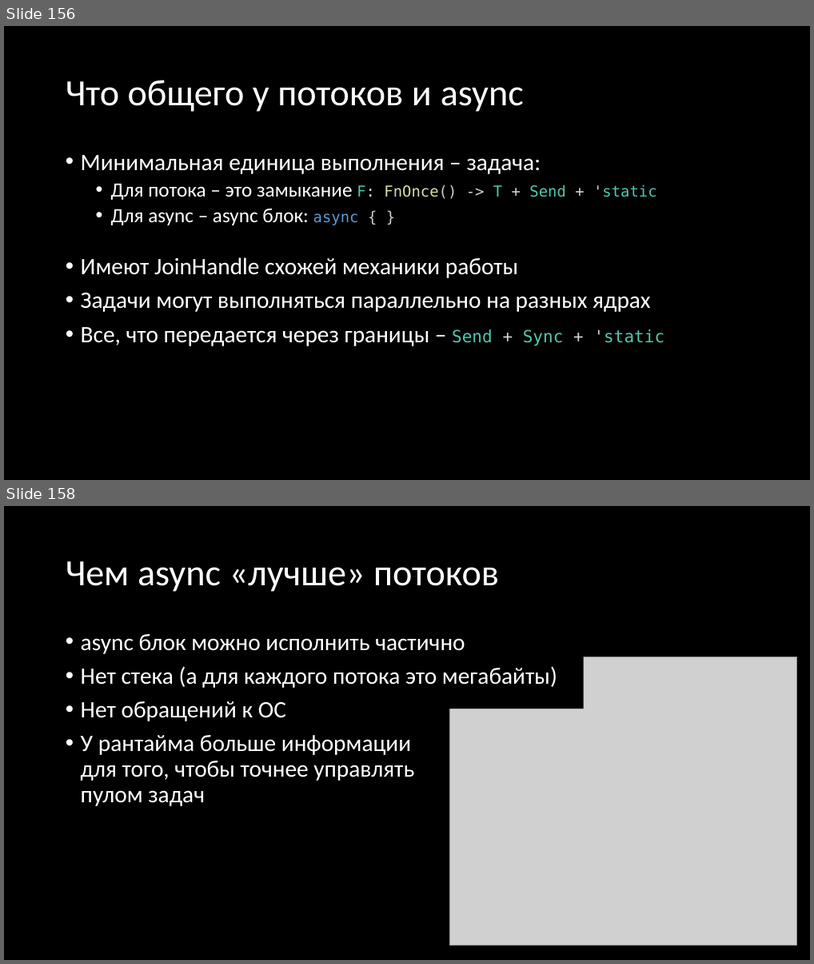
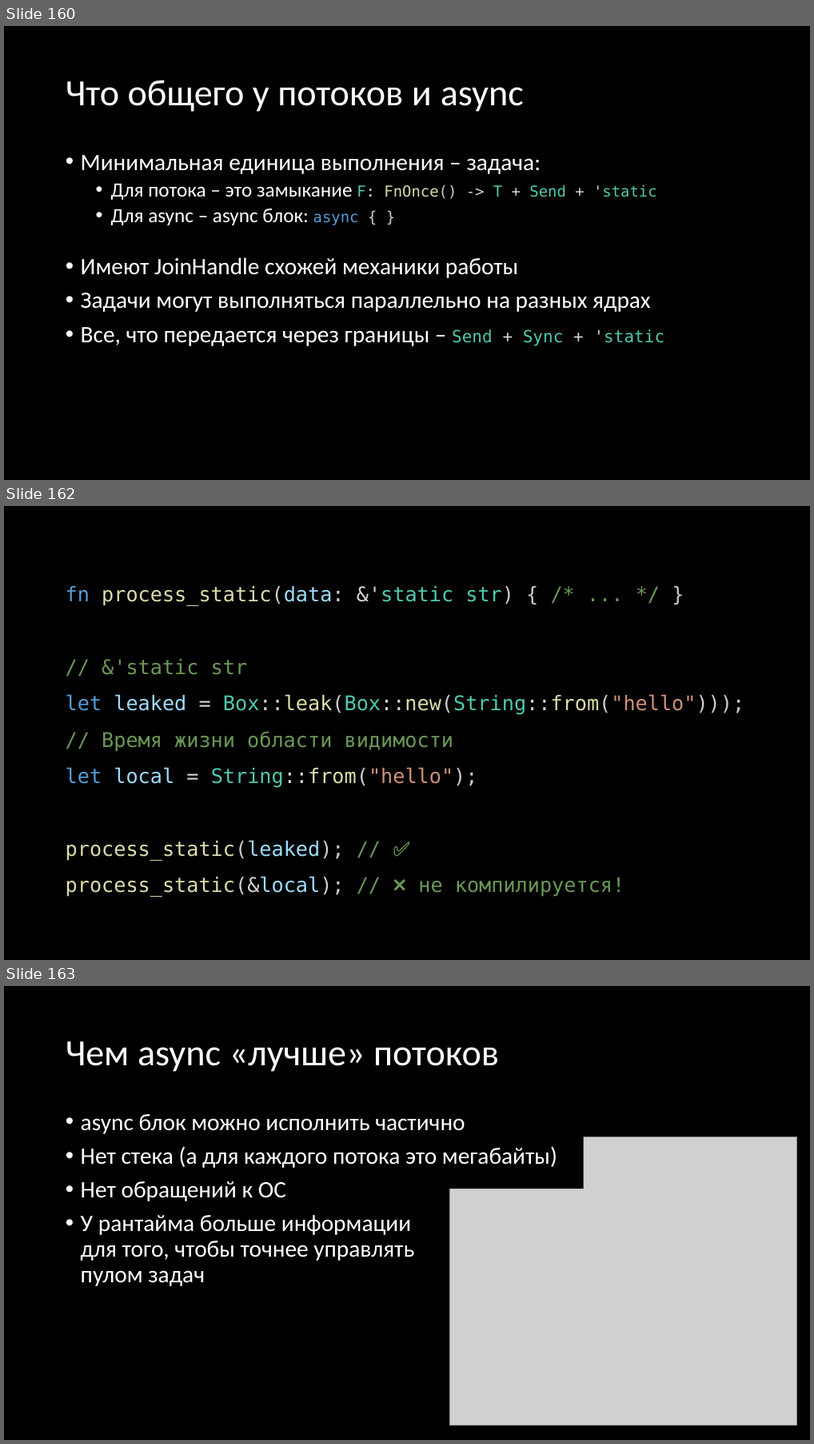
Before and after one commit to Gordon01/learn-rust, a slide deck: keynotes/Rust 2024.pptx. Shown one above the other, each under a label of ours: slides 156 and 158 before the commit, slides 160, 162 and 163 after it; the slides between them are not shown. The pictures are 814x964 and 814x1444 pixels, drawn with LibreOffice and Linux fonts; fonts in the diff are those of the drawing; grey boxes stand for pictures. Boxes give left, top, right and bottom in pixels: in the first picture for what was removed or moved away, otherwise in the second. Text is boxed around its words. In the diff, an @@ line names an element or a change of style, - is before the commit and + after.

```diff
--- a/keynotes/Rust 2024.pptx
+++ b/keynotes/Rust 2024.pptx
@@ slide 162 added at <box>4,506,810,960</box>, background #000000 @@
@@ text added at <box>66,586,745,896</box>, 24 pt, text #6A9955 @@
+fn process_static(data: &'static str) { /* ... */ }
+// &'static str
+let leaked = Box::leak(Box::new(String::from("hello")));
+// Время жизни области видимости
+let local = String::from("hello");
+process_static(leaked); // ✅
+process_static(&local); // ❌ не компилируется!
@@ what was slide 156 is now slide 160 @@
@@ what was slide 158 is now slide 163 @@
```
Also in this commit, not shown: 10 slides changed, 4 other slides added.
